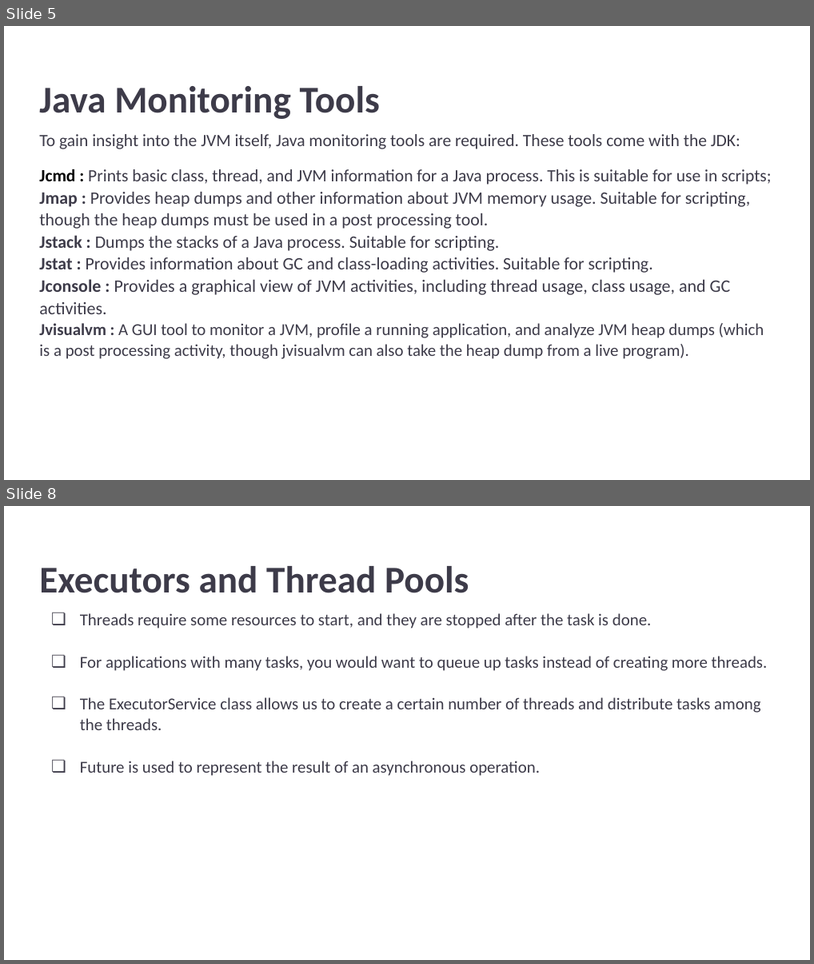
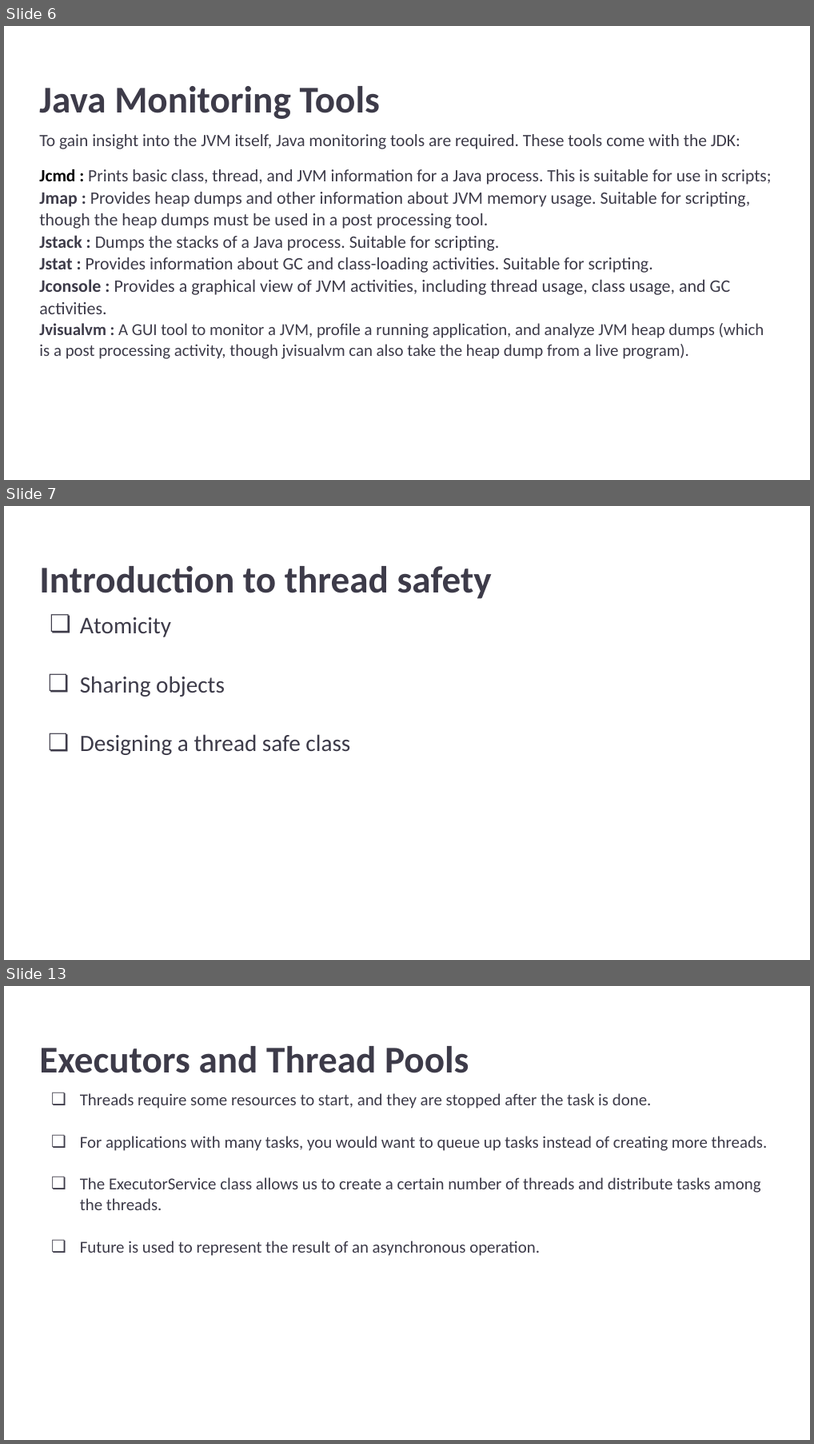
Before and after one commit to ankit741/java-performance-issues, a slide deck: src/main/resources/Java Performance & Concurrency_ A Deep Dive.pptx. Shown one above the other, each under a label of ours: slides 5 and 8 before the commit, slides 6, 7 and 13 after it; the slides between them are not shown. The pictures are 814x964 and 814x1444 pixels, drawn with LibreOffice and Linux fonts; fonts in the diff are those of the drawing. Boxes give left, top, right and bottom in pixels: in the first picture for what was removed or moved away, otherwise in the second. Text is boxed around its words. In the diff, an @@ line names an element or a change of style, - is before the commit and + after.

```diff
--- a/src/main/resources/Java Performance & Concurrency_ A Deep Dive.pptx
+++ b/src/main/resources/Java Performance & Concurrency_ A Deep Dive.pptx
@@ slide 7 added at (4,506,810,960), background #FFFFFF @@
@@ title added at (39,566,492,599), 33.7 pt, text #3D3B49, bold @@
+Introduction to thread safety
@@ text added at (80,617,350,755), 20.8 pt, text #3D3B49 @@
+❏ Atomicity
+❏ Sharing objects
+❏ Designing a thread safe class
@@ what was slide 5 is now slide 6 @@
@@ what was slide 8 is now slide 13 @@
```
Also in this commit, not shown: 1 slide changed, 9 other slides added, 2 slides removed, 8 other files.
